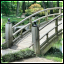
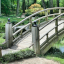
Layered file, before and after one edit (64x64). Changes by layer:
removed layer "overlay" (was overlay) over [1, 1, 63, 63]
removed layer "border" over [0, 0, 64, 64]
